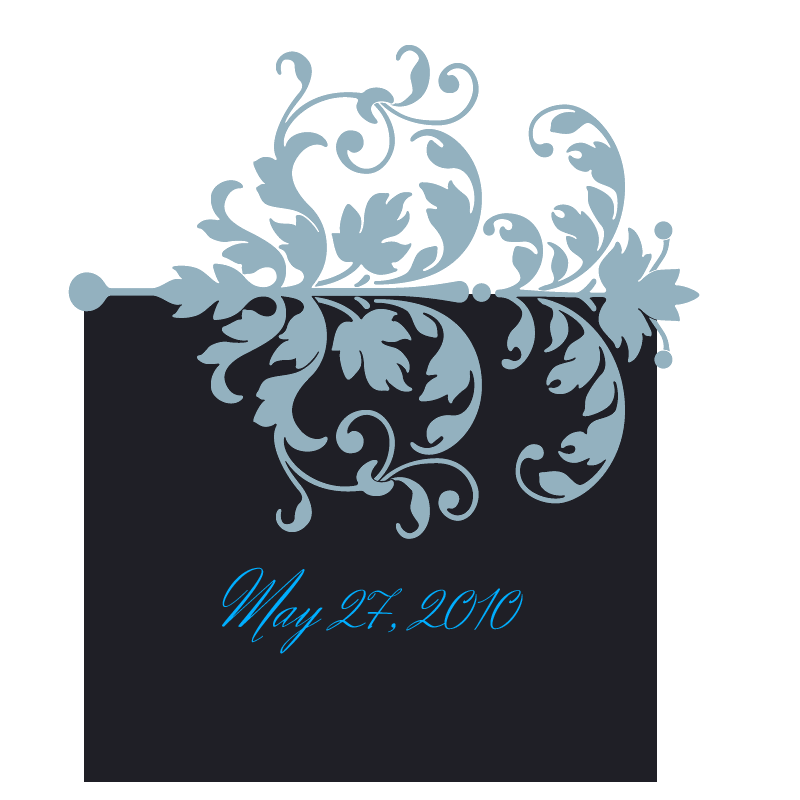
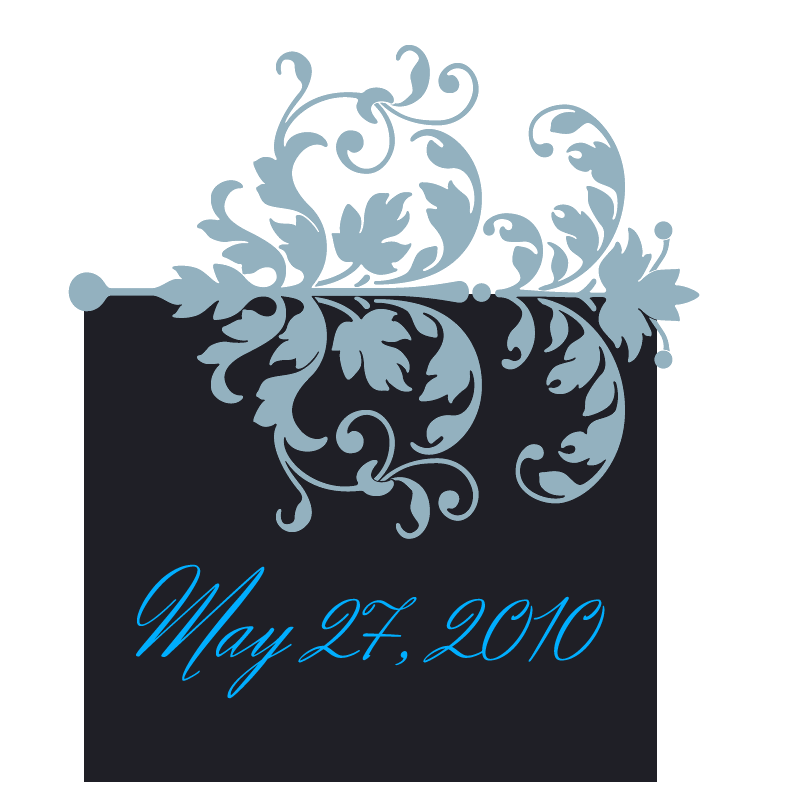
Revision of a layered 800x800 image; what changed, layer by layer:
painted on "May 27, 2010" over 136, 564, 605, 699
